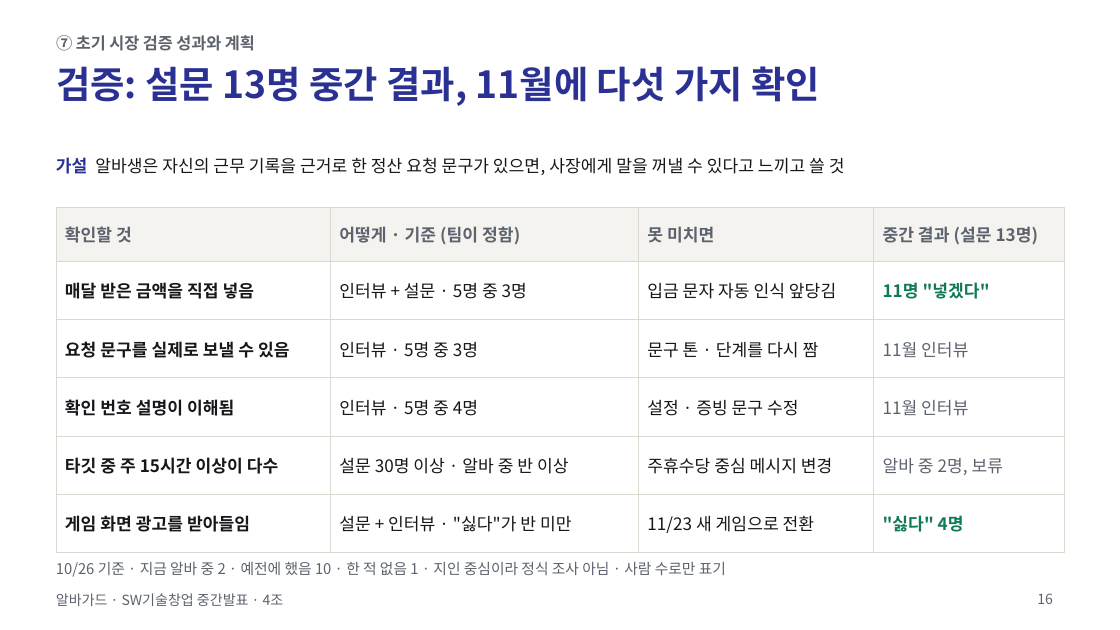
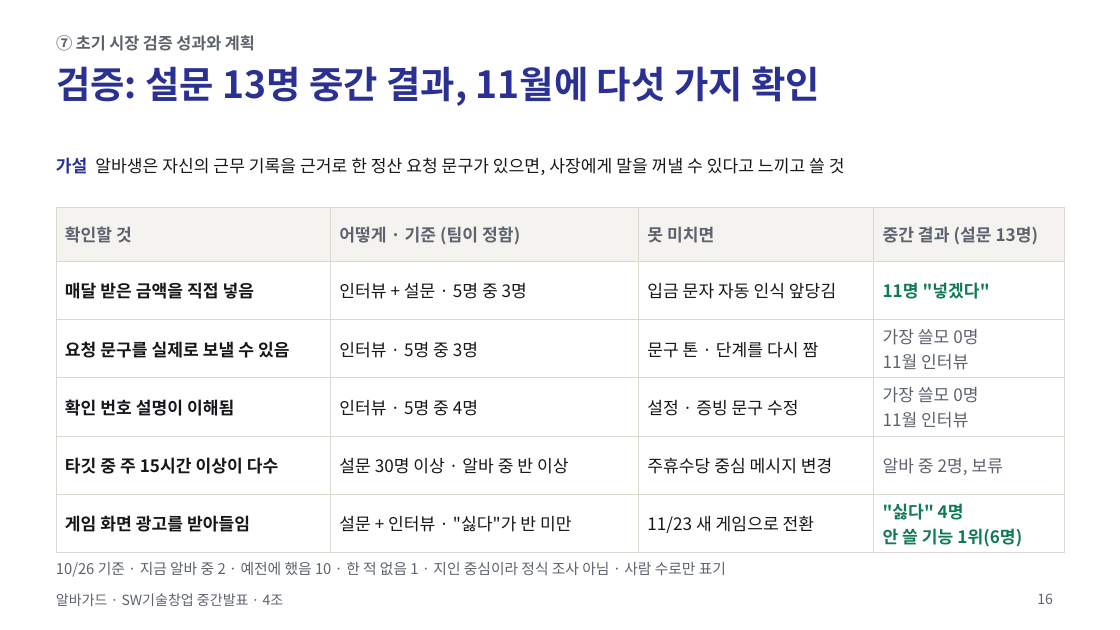
Before and after one commit to jihooni217/albaguard, a slide deck: slide 16 of docs/06_중간발표_PPT.pptx. Drawn at 1120x630 pixels with LibreOffice and Linux fonts; fonts in the diff are those of the drawing. Boxes give left, top, right and bottom in pixels: in the first picture for what was removed or moved away, otherwise in the second. Text is boxed around its words. In the diff, an @@ line names an element or a change of style, - is before the commit and + after.

```diff
--- a/docs/06_중간발표_PPT.pptx
+++ b/docs/06_중간발표_PPT.pptx
@@ table at (x1=56, y1=207, x2=1064, y2=551) @@
-row 3, column 4: 11월 인터뷰
+row 3, column 4: 가장 쓸모 0명 / 11월 인터뷰
-row 4, column 4: 11월 인터뷰
+row 4, column 4: 가장 쓸모 0명 / 11월 인터뷰
@@ row 6, column 4: ""싫다" 4명" to ""싫다" 4명 / 안 쓸 기능 1위(6명)" @@
```
Also in this commit, not shown: 2 other slides changed, 8 other files.
